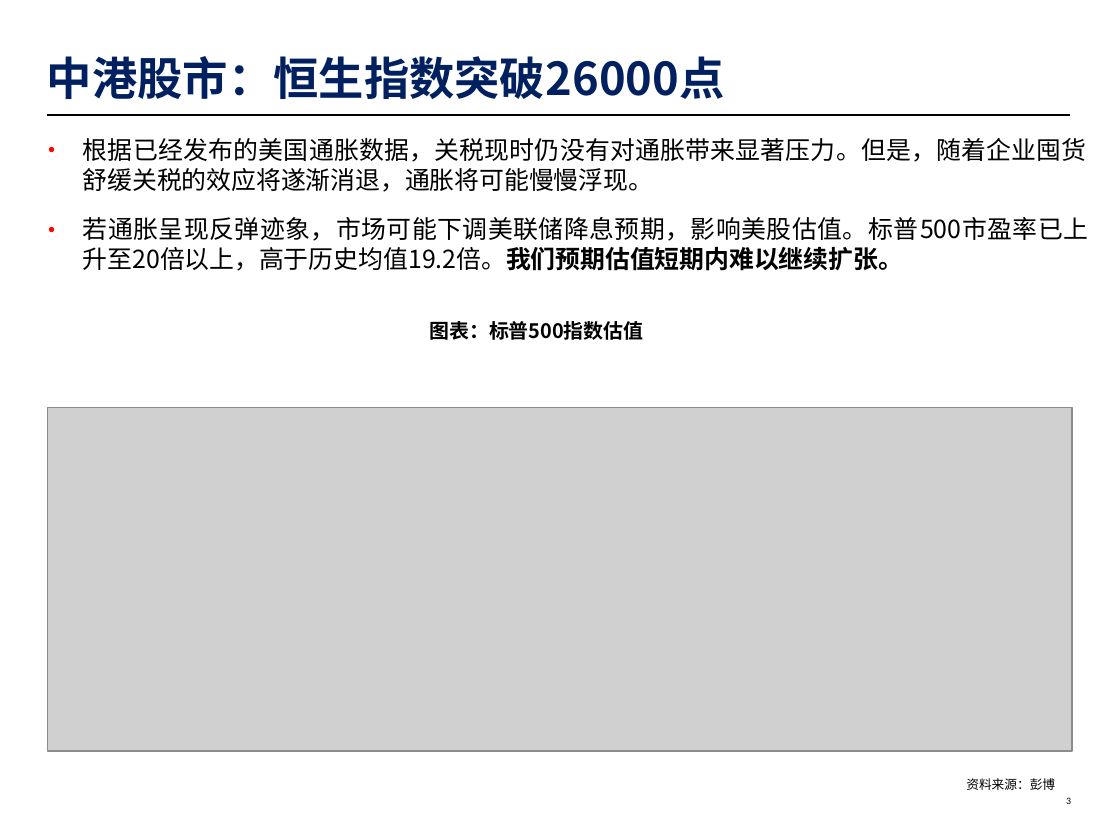
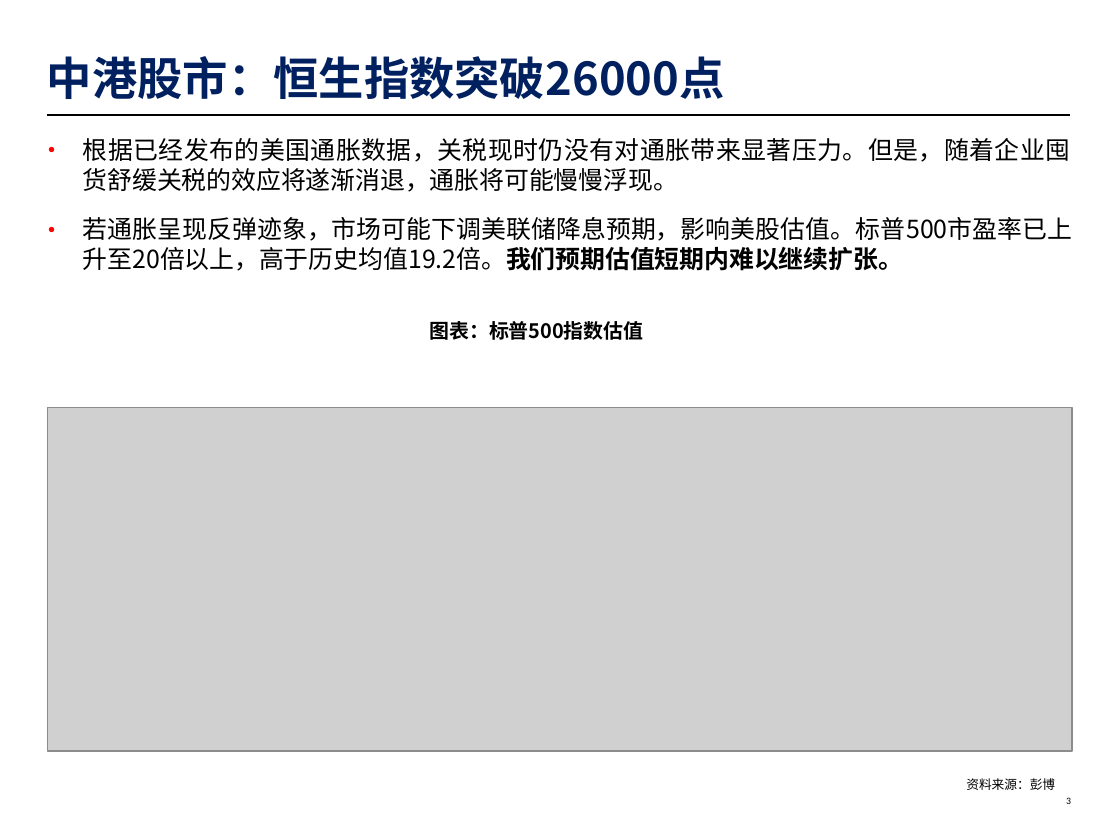
Before and after one commit to Charlotte-fargo/ai_ppt, a slide deck: slide 3 of template/AI PPT v2.pptx. Drawn at 1120x840 pixels with LibreOffice and Linux fonts; fonts in the diff are those of the drawing; grey boxes stand for pictures; background and template pictures are left out. Boxes give left, top, right and bottom in pixels: in the first picture for what was removed or moved away, otherwise in the second. Text is boxed around its words. In the diff, an @@ line names an element or a change of style, - is before the commit and + after.

```diff
--- a/template/AI PPT v2.pptx
+++ b/template/AI PPT v2.pptx
@@ text "根据已经发布的美国通胀数据，关税现时仍没有对通胀带来显著压力。但是，随着企业囤货舒缓关税的效应将遂渐消退，通胀将可能慢慢 ..." rewrapped from (83,138,1088,271) to (83,138,1072,271) @@
```
Also in this commit, not shown: 2 other slides changed, 6 other files.
